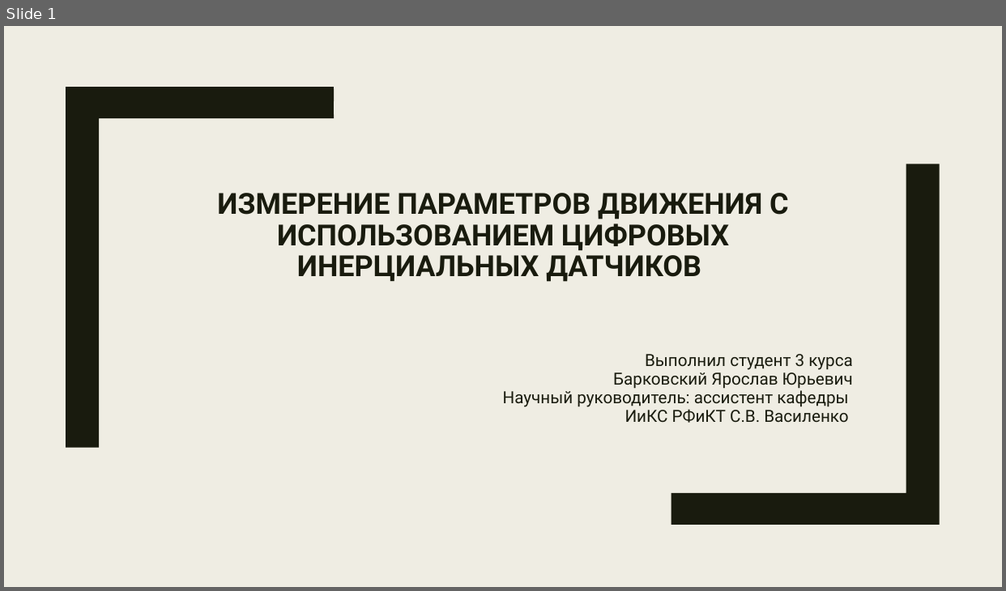
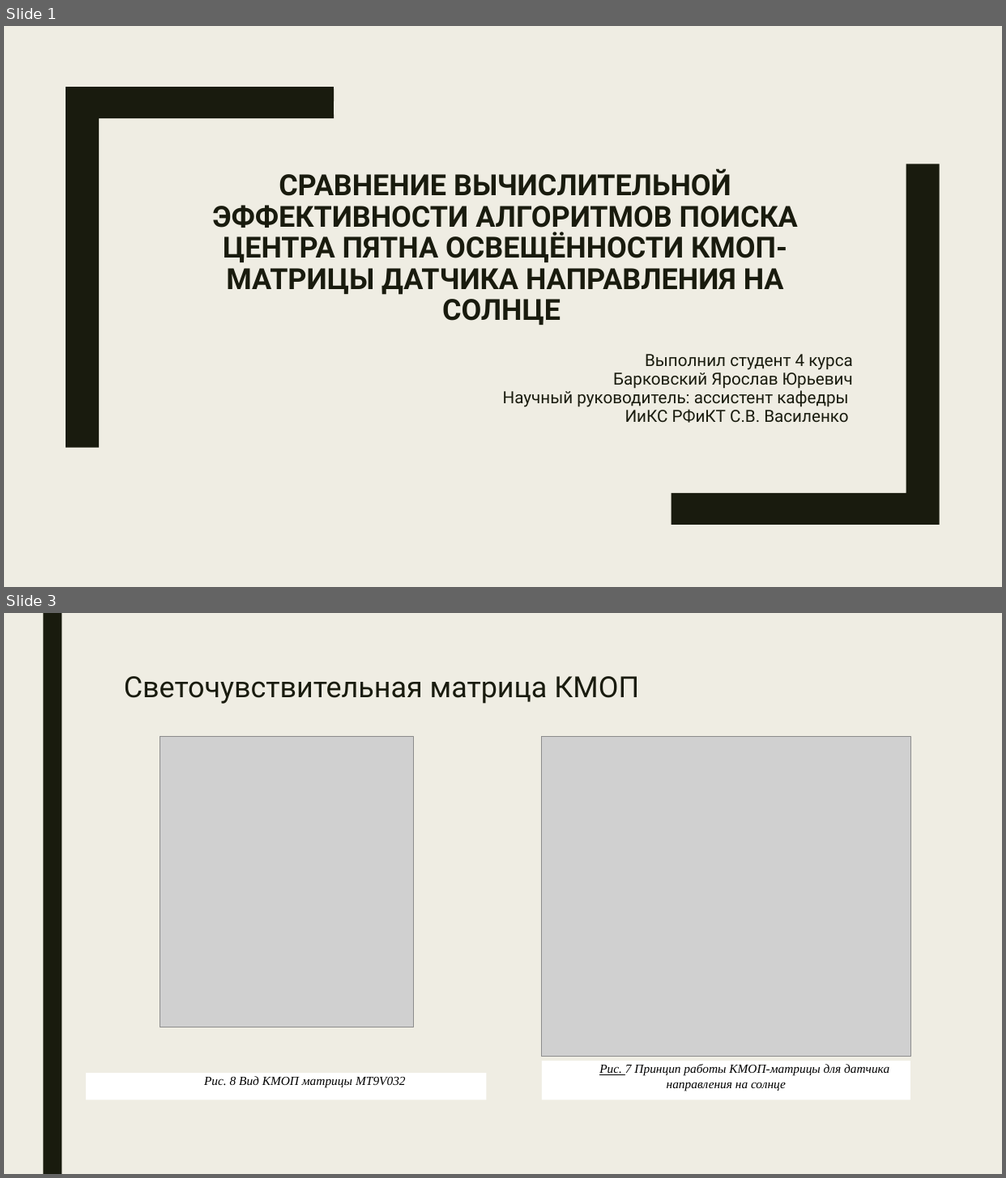
Before and after one commit to BarikQ/course_4, a slide deck: Презентация 5.pptx. Shown one above the other, each under a label of ours: slide 1 before the commit, slides 1 and 3 after it; the slides between them are not shown. The pictures are 1006x591 and 1006x1178 pixels, drawn with LibreOffice and Linux fonts; fonts in the diff are those of the drawing; grey boxes stand for pictures. Boxes give left, top, right and bottom in pixels: in the first picture for what was removed or moved away, otherwise in the second. Text is boxed around its words. In the diff, an @@ line names an element or a change of style, - is before the commit and + after.

```diff
--- a/Презентация 5.pptx
+++ b/Презентация 5.pptx
@@ slide 3 added at bbox=[4, 613, 1002, 1174], background #EFEDE3 @@
@@ rectangle added at bbox=[43, 613, 62, 1174], fill #191B0E @@
@@ title added at bbox=[124, 676, 639, 704], 28 pt, text #191B0E @@
+Светочувствительная матрица КМОП
@@ picture added at bbox=[160, 736, 414, 1028] @@
@@ picture added at bbox=[543, 736, 910, 1057] @@
@@ rectangle added at bbox=[87, 1073, 487, 1101], fill #FFFFFF, 12 pt, text #000000, italic @@
+Рис. 8 Вид КМОП матрицы MT9V032
@@ rectangle added at bbox=[543, 1062, 910, 1101], fill #FFFFFF, 12 pt, text #000000, italic @@
+Рис. 7 Принцип работы КМОП-матрицы для датчика направления на солнце
@@ slide 1 changed as well @@
@@ title at bbox=[212, 169, 798, 325]: text changed @@
-ИЗМЕРЕНИЕ ПАРАМЕТРОВ ДВИЖЕНИЯ С ИСПОЛЬЗОВАНИЕМ ЦИФРОВЫХ ИНЕРЦИАЛЬНЫХ ДАТЧИКОВ
+СРАВНЕНИЕ ВЫЧИСЛИТЕЛЬНОЙ ЭФФЕКТИВНОСТИ АЛГОРИТМОВ ПОИСКА ЦЕНТРА ПЯТНА ОСВЕЩЁННОСТИ КМОП-МАТРИЦЫ ДАТЧИКА НАПРАВЛЕНИЯ НА СОЛНЦЕ
@@ subtitle at bbox=[645, 354, 852, 370]: text changed @@
-Выполнил студент 3 курса
+Выполнил студент 4 курса
```
Also in this commit, not shown: 2 other slides changed, 12 other slides added, 8 slides removed, 1 other file.
